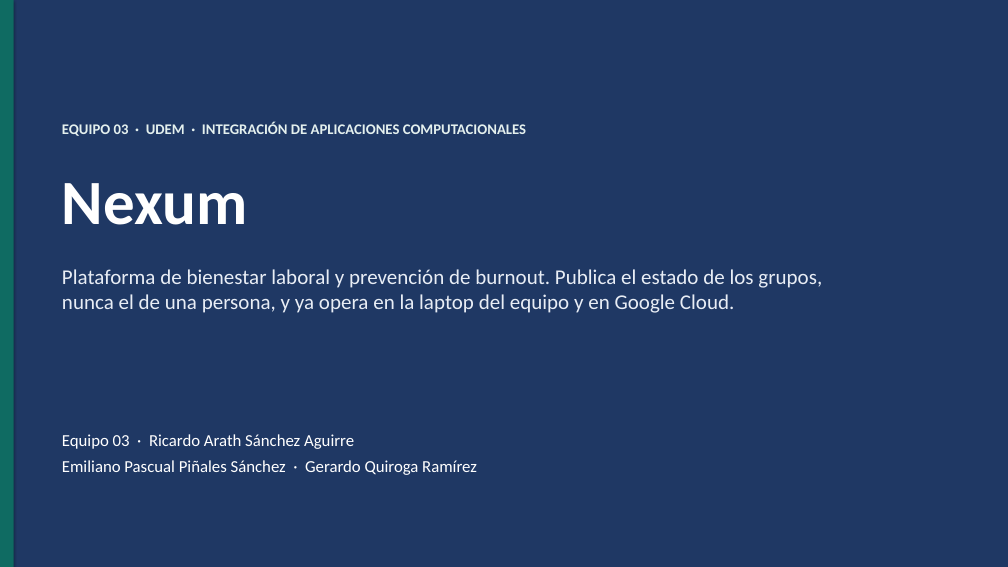
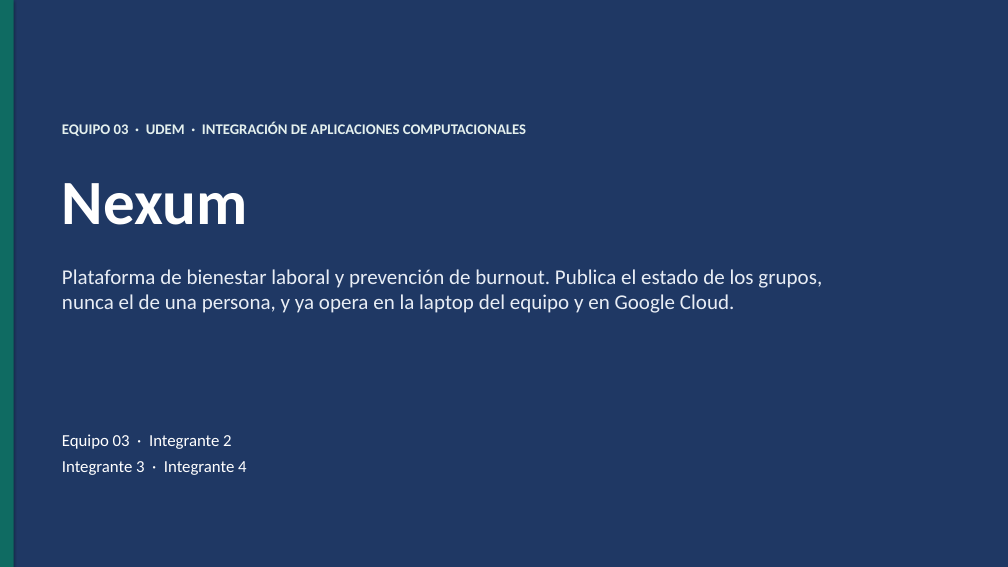
Before and after one commit to JuanPRamos2/IAC, a slide deck: slide 1 of Equipo03_SegundoParcial/codigo/docs/Nexum_Equipo03_Presentacion.pptx. Drawn at 1008x567 pixels with LibreOffice and Linux fonts; fonts in the diff are those of the drawing. Boxes give left, top, right and bottom in pixels: in the first picture for what was removed or moved away, otherwise in the second. Text is boxed around its words. In the diff, an @@ line names an element or a change of style, - is before the commit and + after.

```diff
--- a/Equipo03_SegundoParcial/codigo/docs/Nexum_Equipo03_Presentacion.pptx
+++ b/Equipo03_SegundoParcial/codigo/docs/Nexum_Equipo03_Presentacion.pptx
@@ text at (62, 434, 246, 475): text changed @@
-Equipo 03 · Ricardo Arath Sánchez Aguirre
-Emiliano Pascual Piñales Sánchez · Gerardo Quiroga Ramírez
+Equipo 03 · Integrante 2
+Integrante 3 · Integrante 4
```
Also in this commit, not shown: 2 other slides changed, 56 other files.
